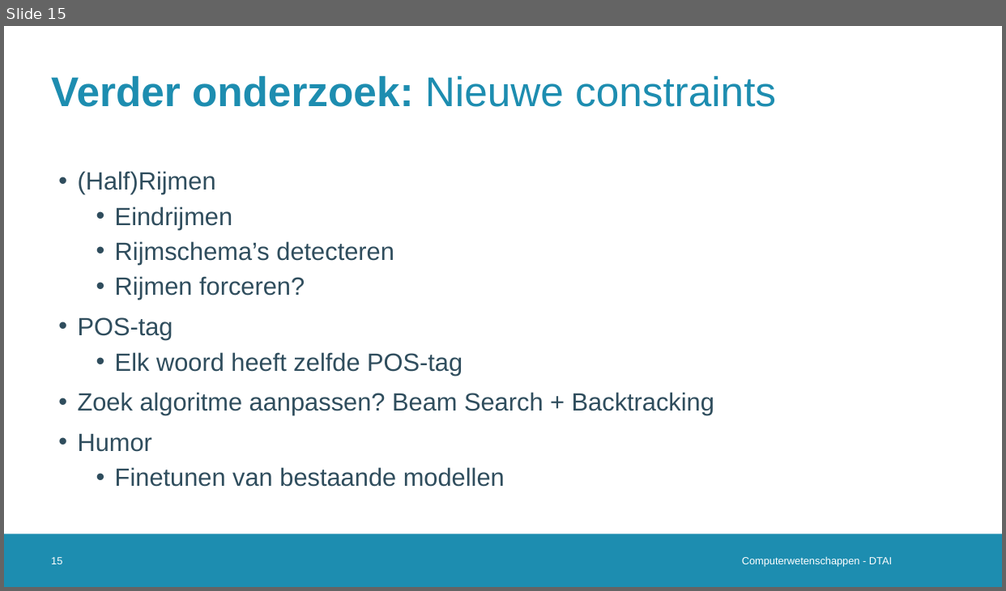
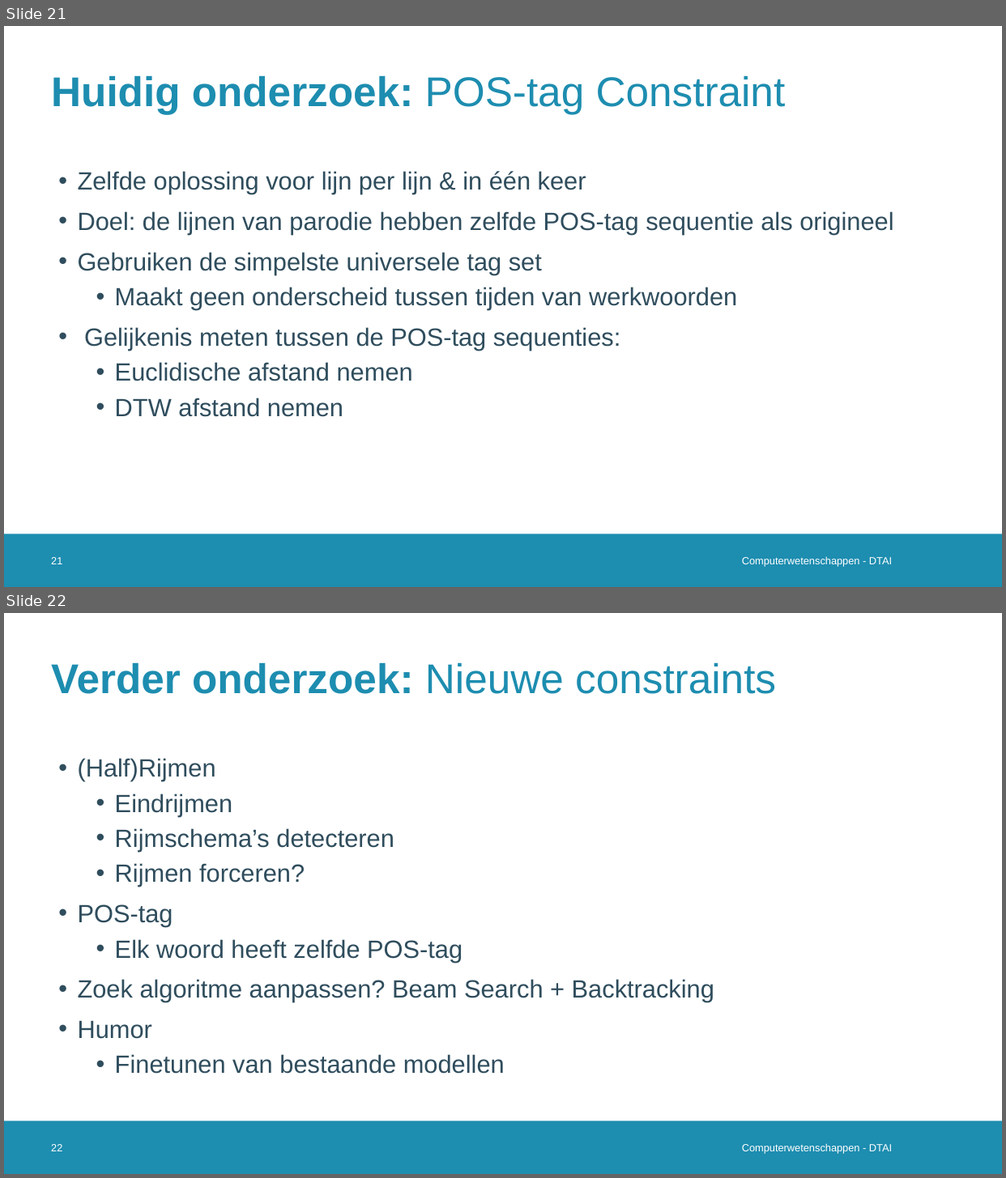
Before and after one commit to Alintermans/Thesis, a slide deck: Presentations/Third Intermediate Presentation/Presentation.pptx. Shown one above the other, each under a label of ours: slide 15 before the commit, slides 21 and 22 after it. The pictures are 1006x591 and 1006x1178 pixels, drawn with LibreOffice and Linux fonts; fonts in the diff are those of the drawing; background and template pictures are left out. Boxes give left, top, right and bottom in pixels: in the first picture for what was removed or moved away, otherwise in the second. Text is boxed around its words. In the diff, an @@ line names an element or a change of style, - is before the commit and + after.

```diff
--- a/Presentations/Third Intermediate Presentation/Presentation.pptx
+++ b/Presentations/Third Intermediate Presentation/Presentation.pptx
@@ slide 21 added at (4,26,1002,587), background #FFFFFF; not listed: 1 template element that a slide beside it also shows @@
@@ title added at (51,75,786,114), 40 pt, text #1D8DB0 @@
+Huidig onderzoek: POS-tag Constraint
@@ text added at (78,171,893,417), 24 pt, text #2F4D5D @@
+• Zelfde oplossing voor lijn per lijn & in één keer
+• Doel: de lijnen van parodie hebben zelfde POS-tag sequentie als origineel
+• Gebruiken de simpelste universele tag set
+  • Maakt geen onderscheid tussen tijden van werkwoorden
+• Gelijkenis meten tussen de POS-tag sequenties:
+  • Euclidische afstand nemen
+  • DTW afstand nemen
@@ page number added at (51,557,62,565), 10 pt, text #FFFFFF @@
+21
@@ text added at (742,557,892,567), 10 pt, text #FFFFFF @@
+Computerwetenschappen - DTAI
@@ what was slide 15 is now slide 22 @@
@@ page number at (51,1144,62,1152): text changed @@
-15
+22
```
Also in this commit, not shown: 2 slides changed, 6 other slides added.
